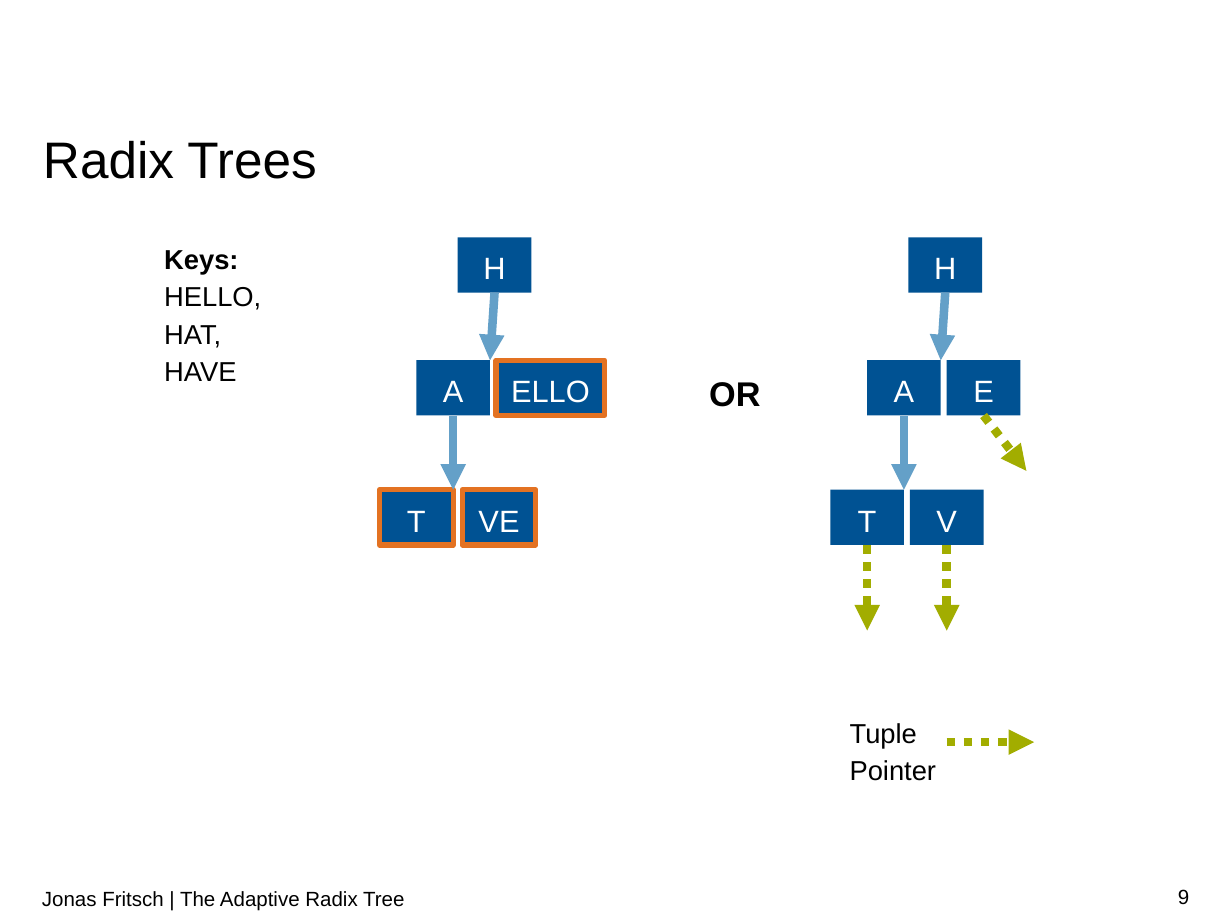
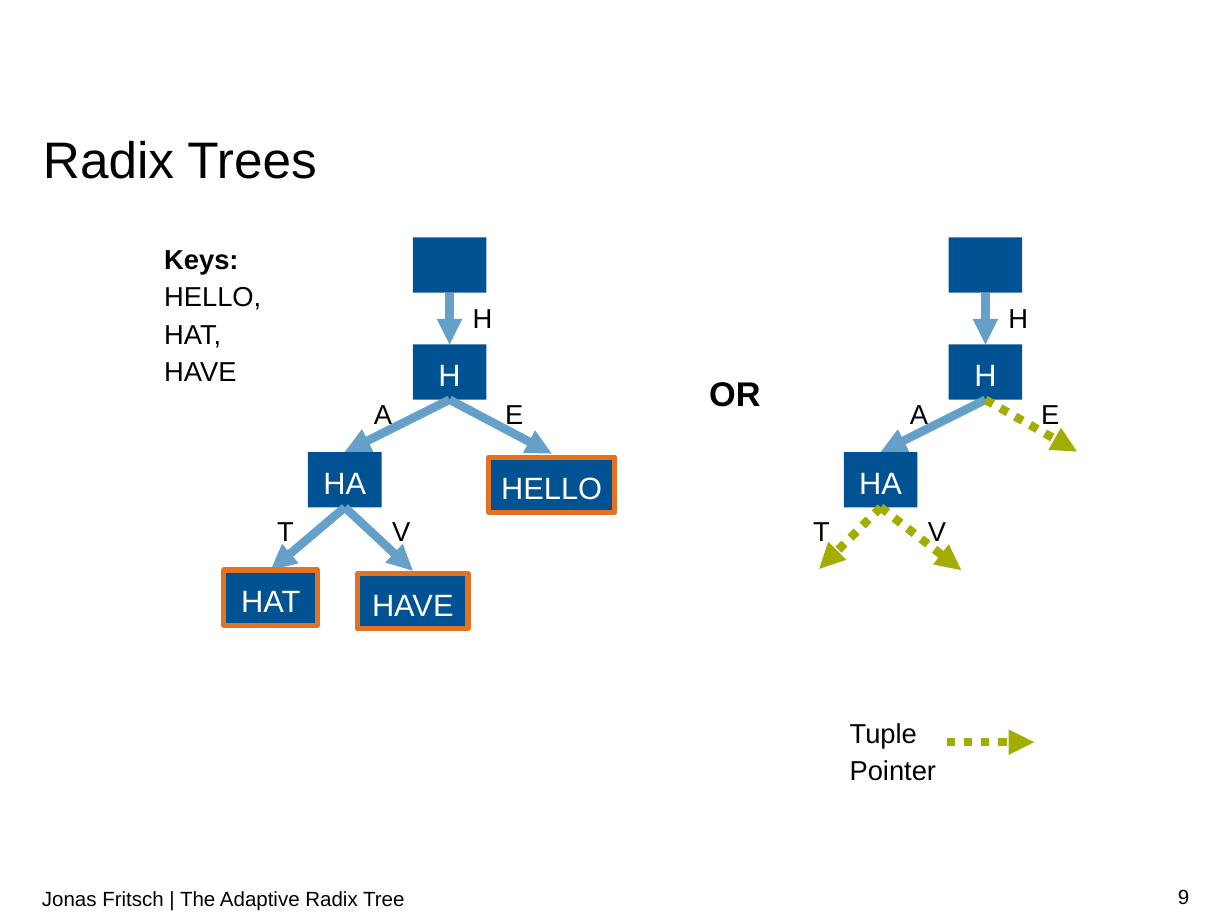
Before and after one commit to atalantus/The-Adaptive-Radix-Tree, a slide deck: slide 9 of Presentation/The Adaptive Radix Tree.pptx. Drawn at 1232x924 pixels with LibreOffice and Linux fonts; fonts in the diff are those of the drawing; background and template pictures are left out. Boxes give left, top, right and bottom in pixels: in the first picture for what was removed or moved away, otherwise in the second. Text is boxed around its words. In the diff, an @@ line names an element or a change of style, - is before the commit and + after.

```diff
--- a/Presentation/The Adaptive Radix Tree.pptx
+++ b/Presentation/The Adaptive Radix Tree.pptx
@@ rectangle added at (413, 238, 487, 293), fill #005293 @@
@@ rectangle added at (949, 238, 1023, 293), fill #005293 @@
@@ arrow moved from (494, 293) - (490, 360) to (450, 293) - (450, 345) @@
@@ arrow moved from (945, 293) - (941, 360) to (986, 293) - (986, 345) @@
@@ text added at (473, 309, 493, 328), 16 pt, text #000000 @@
+H
@@ text added at (1008, 309, 1028, 328), 16 pt, text #000000 @@
+H
@@ rectangle "H": place and size @@
-rectangle "H" at (458, 238, 532, 293)
+rectangle "H" at (413, 345, 487, 400)
@@ rectangle "H": place and size @@
-rectangle "H" at (908, 238, 982, 293)
+rectangle "H" at (949, 345, 1023, 400)
@@ rectangle removed at (496, 360, 605, 415) @@
-ELLO
@@ arrow added from (450, 399) to (345, 452), #64A0C8 5 pt @@
@@ text "A": place and size @@
-text "A" at (416, 360, 490, 415)
+text "A" at (374, 405, 392, 430)
@@ arrow moved from (453, 415) - (453, 490) to (450, 399) - (552, 453) @@
@@ text added at (505, 405, 523, 430), 16 pt, text #000000 @@
+E
@@ arrow moved from (904, 415) - (904, 490) to (986, 399) - (881, 452) @@
@@ text "A": place and size @@
-text "A" at (867, 360, 941, 415)
+text "A" at (910, 405, 928, 430)
@@ arrow moved from (983, 415) - (1026, 471) to (986, 399) - (1077, 451) @@
@@ size 18 to 16 pt, text colour #FFFFFF to #000000; alignment centre to left; vertical alignment middle to top; fill #005293 to none in 5 elements at (928, 522, 946, 547), (910, 405, 928, 430), (813, 522, 830, 547), (374, 405, 392, 430), (1041, 405, 1059, 424) @@
@@ text "E": place and size @@
-text "E" at (946, 360, 1020, 415)
+text "E" at (1041, 405, 1059, 424)
@@ rectangle added at (308, 452, 382, 508), fill #005293, 18 pt, text #FFFFFF @@
+HA
@@ rectangle added at (489, 457, 615, 513), fill #005293, outline #E37222 3 pt, 18 pt, text #FFFFFF @@
+HELLO
@@ rectangle added at (844, 452, 918, 508), fill #005293, 18 pt, text #FFFFFF @@
+HA
@@ arrow added from (345, 508) to (271, 570), #64A0C8 5 pt @@
@@ arrow added from (345, 508) to (413, 570), #64A0C8 5 pt @@
@@ rectangle removed at (462, 490, 536, 546) @@
-VE
@@ arrow moved from (867, 545) - (867, 631) to (881, 508) - (819, 569) @@
@@ arrow moved from (946, 545) - (946, 631) to (881, 508) - (961, 570) @@
@@ text "T": place and size @@
-text "T" at (379, 490, 453, 546)
+text "T" at (277, 522, 294, 547)
@@ text "T" at (277, 522, 294, 547): size 18 to 16 pt, text colour #FFFFFF to #000000; alignment centre to left; vertical alignment middle to top; fill #005293 to none; outline #E37222 3 pt to none @@
@@ text added at (392, 522, 410, 547), 16 pt, text #000000 @@
+V
@@ text "T": place and size @@
-text "T" at (830, 490, 904, 546)
+text "T" at (813, 522, 830, 547)
@@ text "V": place and size @@
-text "V" at (910, 490, 984, 546)
+text "V" at (928, 522, 946, 547)
@@ rectangle added at (224, 570, 318, 626), fill #005293, outline #E37222 3 pt, 18 pt, text #FFFFFF @@
+HAT
@@ rectangle added at (357, 574, 468, 630), fill #005293, outline #E37222 3 pt, 18 pt, text #FFFFFF @@
+HAVE
```
Also in this commit, not shown: 7 other slides changed, 1 slide added, 1 other file.
